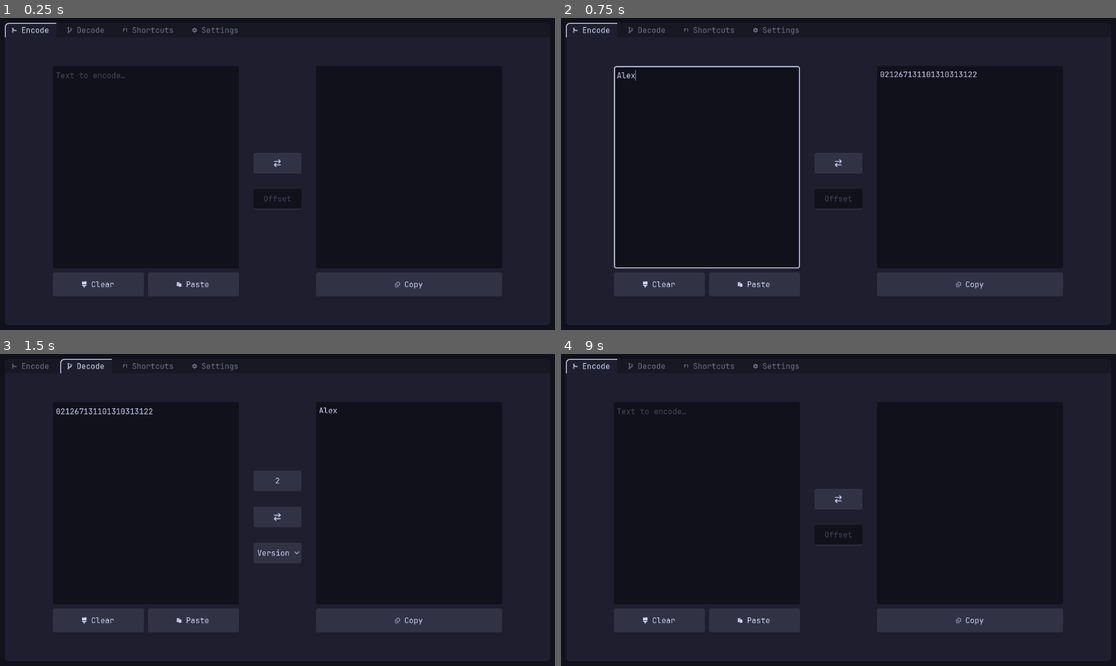
Above: before the commit, frames 1-4 (two rows, left to right).
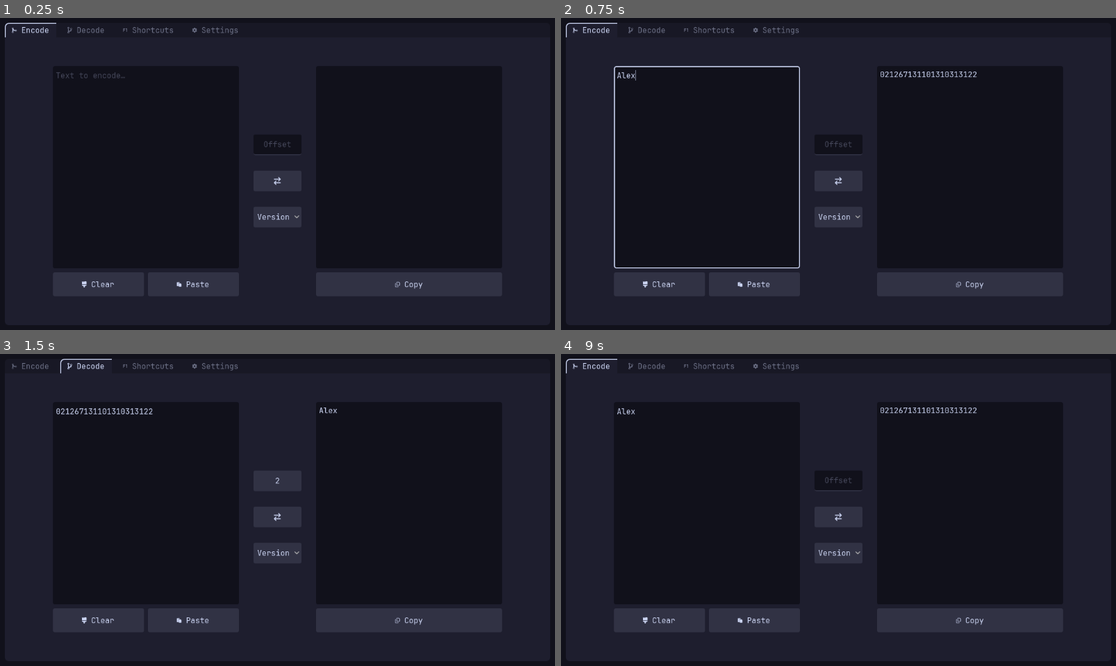
Above: after the commit, the same moments.

Repository: LaChaussetteGauche/UniCypherCode
Game: Godot game, scene res://Desktop/Scenes/control_desktop.tscn
The game is run twice, just before and just after one commit, with the same random seed, the same clock (stepped at 60 frames per second) and the same inputs.
Inputs (mouse positions are in pixels of both pictures, inside the frame that each line leads up to):
- Up to frame 1 (0.25 s): no input
- Up to frame 2 (0.75 s): click (705, 167) at 0.52 s; type "Alex" at 0.6 s
- Up to frame 3 (1.5 s): click "" at 1.25 s
- Up to frame 4 (9 s): click "Version" at 2 s; click " Clear" at 2.75 s; click (705, 503) at 3.52 s; type "Alex" at 3.6 s; click " Paste" at 4.25 s; click "Offset" at 5 s; click " Copy" at 5.75 s; click " Clear" at 6.5 s; click " Paste" at 7.25 s; click "Offset" at 8 s; click "" at 8.75 s

The runs differ from the first frame. In frame 1, 0.3% of the frame differs, in the area x 45-55%, y 39-65%; in frame 2, 0.3%; in frame 3, nothing differs; in frame 4, 0.5%, in the area x 10-75%, y 17-65%.

Commit message:
Encode version selector (EVR for intimates)

Diff:
--- a/Desktop/Scenes/encode_desktop.tscn
+++ b/Desktop/Scenes/encode_desktop.tscn
@@ -67,13 +67,6 @@
 size_flags_vertical = 4
 theme_override_constants/separation = 32
 
-[node name="SwitchButton" type="Button" parent="MarginContainer/HBoxContainer/VBoxContainer3" unique_id=1734408119]
-layout_mode = 2
-size_flags_vertical = 4
-theme = ExtResource("2_gekn8")
-theme_override_font_sizes/font_size = 32
-text = ""
-
 [node name="LineEdit" type="LineEdit" parent="MarginContainer/HBoxContainer/VBoxContainer3" unique_id=701603504]
 custom_minimum_size = Vector2(90, 43)
 layout_mode = 2
@@ -82,6 +75,32 @@
 alignment = 1
 max_length = 18
 caret_blink = true
+
+[node name="SwitchButton" type="Button" parent="MarginContainer/HBoxContainer/VBoxContainer3" unique_id=1734408119]
+layout_mode = 2
+size_flags_vertical = 4
+theme = ExtResource("2_gekn8")
+theme_override_font_sizes/font_size = 32
+text = ""
+
+[node name="OptionButton" type="OptionButton" parent="MarginContainer/HBoxContainer/VBoxContainer3" unique_id=944543105]
+custom_minimum_size = Vector2(0, 43)
+layout_mode = 2
+theme = ExtResource("2_gekn8")
+alignment = 1
+selected = 0
+item_count = 5
+popup/item_0/text = "Version"
+popup/item_0/id = 0
+popup/item_0/disabled = true
+popup/item_1/id = 1
+popup/item_1/separator = true
+popup/item_2/text = "v3.0"
+popup/item_2/id = 2
+popup/item_3/text = "v2.0"
+popup/item_3/id = 3
+popup/item_4/text = "v1.0"
+popup/item_4/id = 4
 
 [node name="VBoxContainer2" type="VBoxContainer" parent="MarginContainer/HBoxContainer" unique_id=989467949]
 layout_mode = 2
@@ -109,6 +128,7 @@
 [connection signal="text_changed" from="MarginContainer/HBoxContainer/VBoxContainer/TextEdit" to="." method="_on_text_edit_text_changed"]
 [connection signal="pressed" from="MarginContainer/HBoxContainer/VBoxContainer/HBoxContainer/ClearButton" to="." method="_on_clear_button_pressed"]
 [connection signal="pressed" from="MarginContainer/HBoxContainer/VBoxContainer/HBoxContainer/PasteButton" to="." method="_on_paste_button_pressed"]
+[connection signal="text_changed" from="MarginContainer/HBoxContainer/VBoxContainer3/LineEdit" to="." method="_on_line_edit_text_changed"]
 [connection signal="pressed" from="MarginContainer/HBoxContainer/VBoxContainer3/SwitchButton" to="." method="_on_switch_button_pressed"]
-[connection signal="text_changed" from="MarginContainer/HBoxContainer/VBoxContainer3/LineEdit" to="." method="_on_line_edit_text_changed"]
+[connection signal="item_selected" from="MarginContainer/HBoxContainer/VBoxContainer3/OptionButton" to="." method="_on_option_button_item_selected"]
 [connection signal="pressed" from="MarginContainer/HBoxContainer/VBoxContainer2/CopyButton" to="." method="_on_copy_button_pressed"]
--- a/Desktop/Scenes/settings_desktop.tscn
+++ b/Desktop/Scenes/settings_desktop.tscn
@@ -66,4 +66,25 @@
 size_flags_horizontal = 10
 alignment = 1
 
+[node name="HBoxContainer2" type="HBoxContainer" parent="MarginContainer/Panel/MarginContainer/VBoxContainer" unique_id=761462287]
+layout_mode = 2
+size_flags_horizontal = 4
+size_flags_vertical = 4
+theme_override_constants/separation = 0
+
+[node name="Label" type="Label" parent="MarginContainer/Panel/MarginContainer/VBoxContainer/HBoxContainer2" unique_id=1497983993]
+layout_mode = 2
+size_flags_horizontal = 4
+theme_override_colors/font_color = Color(0.27058825, 0.2784314, 0.3529412, 1)
+theme_override_font_sizes/font_size = 16
+text = "Made with"
+horizontal_alignment = 1
+
+[node name="Label2" type="Label" parent="MarginContainer/Panel/MarginContainer/VBoxContainer/HBoxContainer2" unique_id=1081570961]
+layout_mode = 2
+size_flags_horizontal = 4
+theme_override_colors/font_color = Color(0.27058825, 0.2784314, 0.3529412, 1)
+theme_override_font_sizes/font_size = 24
+text = ""
+
 [connection signal="item_selected" from="MarginContainer/Panel/MarginContainer/VBoxContainer/HBoxContainer/OptionButton" to="." method="_on_option_button_item_selected"]
--- a/Desktop/Scripts/control_desktop.gd
+++ b/Desktop/Scripts/control_desktop.gd
@@ -31,13 +31,15 @@
 # Alterne entre encode et decode et passe l'output de l'un dans l'input de l'autre
 func switch(value: String) -> void:
 	if encode.visible:
-		decode.set_value(value)
 		decode.show()
 		decode.text_edit.release_focus()
+		if value != "":
+			decode.set_value(value)
 	else:
-		encode.set_value(value)
 		encode.show()
 		encode.text_edit.release_focus()
+		if value != "":
+			encode.set_value(value)
 
 # Animation de changement de couleur pour l'arrière-plan
 func set_background_color(color: Color) -> void:
--- a/Desktop/Scripts/encode_desktop.gd
+++ b/Desktop/Scripts/encode_desktop.gd
@@ -6,6 +6,7 @@
 @onready var label: Label = $MarginContainer/HBoxContainer/VBoxContainer2/ScrollContainer/Label
 
 var has_error := false
+var version := 3
 
 
 # Gère les raccourcis claviers et évite un bug de Godot sur X11:
@@ -49,7 +50,7 @@
 
 	var offset: int
 	if line_edit.text != "":
-		if line_edit.text.is_valid_int():
+		if line_edit.text.is_valid_int() or version == 1:
 			offset = int(line_edit.text)
 		else:
 			error()
@@ -57,20 +58,41 @@
 	else:
 		offset = randi_range(1, 9)
 
-	#label.text = str(offset)
-	#for i in len(text_edit.text):
-		#var unicode := str(text_edit.text.unicode_at(i) + offset)
-		#label.text = label.text + str(len(unicode)) + unicode
+	match version:
+		3:
+			label.text = encode(text_edit.text, offset)
+		2:
+			label.text = encode_2(text_edit.text, offset)
+		1:
+			label.text = encode_1(text_edit.text, offset)
 
-	label.text = encode(text_edit.text, offset)
-
-# Encode le texte et le renvoie
+# Encode le texte et le renvoie (v3.0)
 func encode(value: String, offset: int) -> String:
 	var encoded_string := add_recursive_index(str(offset))
 
 	for i in len(value):
 		var unicode := str(value.unicode_at(i) + offset)
 		encoded_string = encoded_string + add_recursive_index(unicode)
+
+	return encoded_string
+
+# Encode le texte et le renvoie (v2.0)
+func encode_2(value: String, offset: int) -> String:
+	var encoded_string := str(offset)
+
+	for i in len(value):
+		var unicode := str(value.unicode_at(i) + offset)
+		encoded_string = encoded_string + str(len(unicode)) + unicode
+
+	return encoded_string
+
+# Encode le texte et le renvoie (v2.0)
+func encode_1(value: String, _offset: int) -> String:
+	var encoded_string := ""
+
+	for i in len(value):
+		var unicode := str(value.unicode_at(i))
+		encoded_string = encoded_string + str(len(unicode)) + unicode
 
 	return encoded_string
 
@@ -111,7 +133,25 @@
 	text_edit.text = ""
 	_on_text_edit_text_changed()
 
-
 # Réactualise l'encodage
 func _on_line_edit_text_changed(_new_text: String) -> void:
 	_on_text_edit_text_changed()
+
+# Mets à jour la version utilisée
+func _on_option_button_item_selected(index: int) -> void:
+	match index:
+		2:
+			version = 3
+			line_edit.editable = true
+			line_edit.max_length = 18
+			line_edit.text = ""
+		3:
+			version = 2
+			line_edit.editable = true
+			line_edit.max_length = 1
+			line_edit.text = ""
+		4:
+			version = 1
+			line_edit.editable = false
+			line_edit.text = ""
+	_on_text_edit_text_changed()
--- a/Desktop/theme.tres
+++ b/Desktop/theme.tres
@@ -38,6 +38,13 @@
 bg_color = Color(0.06666667, 0.06666667, 0.105882354, 1)
 border_width_bottom = 2
 border_color = Color(0.19215687, 0.19607843, 0.26666668, 1)
+corner_radius_top_left = 4
+corner_radius_top_right = 4
+corner_radius_bottom_right = 4
+corner_radius_bottom_left = 4
+
+[sub_resource type="StyleBoxFlat" id="StyleBoxFlat_3ofns"]
+bg_color = Color(0.11764706, 0.11764706, 0.18039216, 1)
 corner_radius_top_left = 4
 corner_radius_top_right = 4
 corner_radius_bottom_right = 4
@@ -177,8 +184,10 @@
 LineEdit/colors/caret_color = Color(0.8039216, 0.8392157, 0.95686275, 1)
 LineEdit/colors/font_color = Color(0.8039216, 0.8392157, 0.95686275, 1)
 LineEdit/colors/font_placeholder_color = Color(0.27058825, 0.2784314, 0.3529412, 1)
+LineEdit/colors/font_uneditable_color = Color(0.27058825, 0.2784314, 0.3529412, 1)
 LineEdit/fonts/font = ExtResource("1_krggq")
 LineEdit/styles/normal = SubResource("StyleBoxFlat_11wk4")
+LineEdit/styles/read_only = SubResource("StyleBoxFlat_3ofns")
 OptionButton/colors/font_color = Color(0.8039216, 0.8392157, 0.95686275, 1)
 OptionButton/colors/font_focus_color = Color(0.8039216, 0.8392157, 0.95686275, 1)
 OptionButton/colors/font_hover_color = Color(0.8039216, 0.8392157, 0.95686275, 1)
